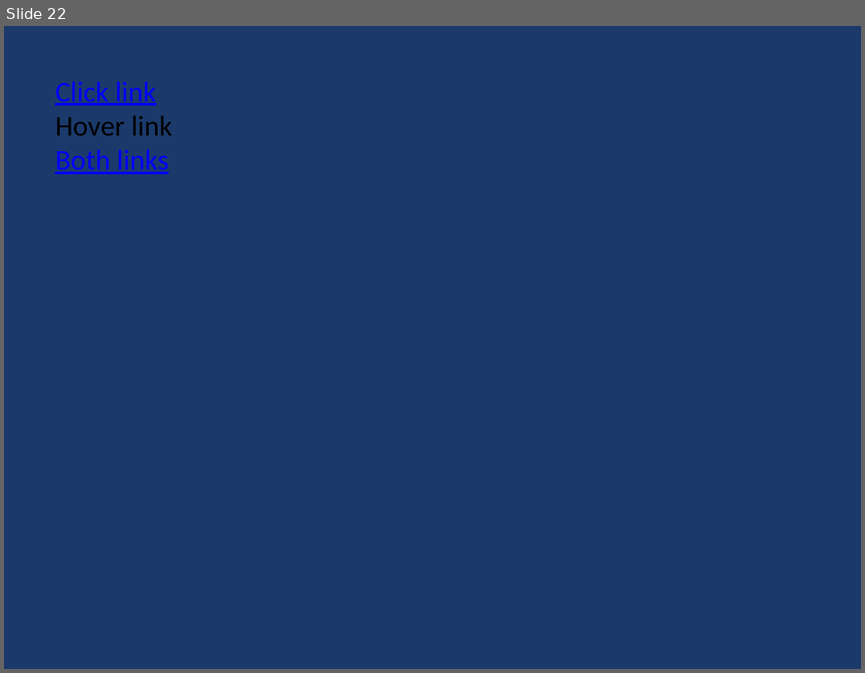
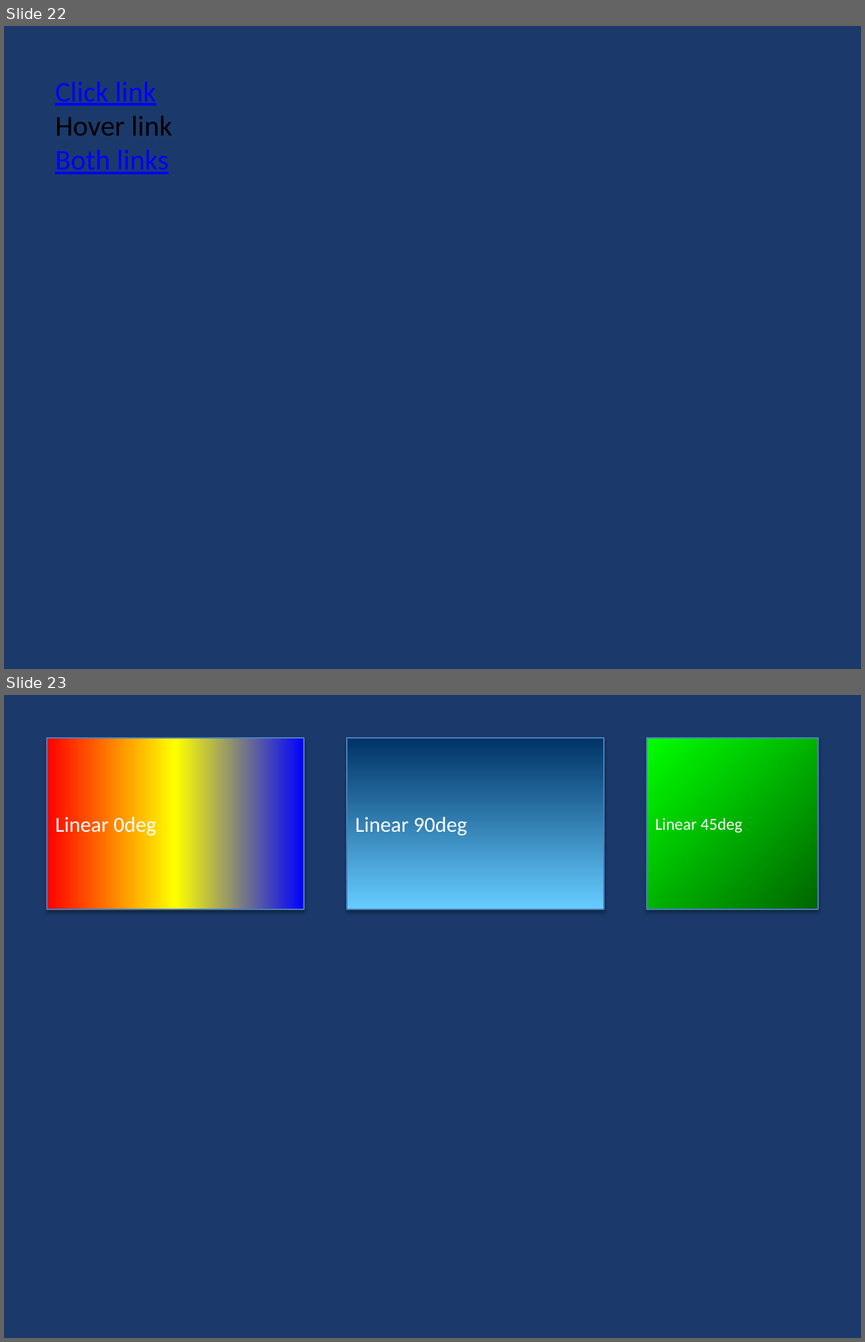
Before and after one commit to t-ujiie-g/pptx-svg, a slide deck: test_fixtures/test_features.pptx. Shown one above the other, each under a label of ours: slide 22 before the commit, slides 22 and 23 after it. The pictures are 865x673 and 865x1342 pixels, drawn with LibreOffice and Linux fonts; fonts in the diff are those of the drawing. Boxes give left, top, right and bottom in pixels: in the first picture for what was removed or moved away, otherwise in the second. Text is boxed around its words. In the diff, an @@ line names an element or a change of style, - is before the commit and + after.

```diff
--- a/test_fixtures/test_features.pptx
+++ b/test_fixtures/test_features.pptx
@@ slide 23 added at bbox=[4, 695, 861, 1338], background #1B3A6B @@
@@ rectangle added at bbox=[47, 738, 304, 909], fill gradient #FF0000 to #FFFF00 to #0000FF, outline #4B7EBC 0.75 pt, 18 pt, text #FFFFFF @@
+Linear 0deg
@@ rectangle added at bbox=[347, 738, 604, 909], fill gradient #003366 to #66CCFF, outline #4B7EBC 0.75 pt, 18 pt, text #FFFFFF @@
+Linear 90deg
@@ rectangle added at bbox=[647, 738, 818, 909], fill gradient #00FF00 to #006600, outline #4B7EBC 0.75 pt, 14 pt, text #FFFFFF @@
+Linear 45deg
```
Also in this commit, not shown: 2 other slides added, 10 other files.
